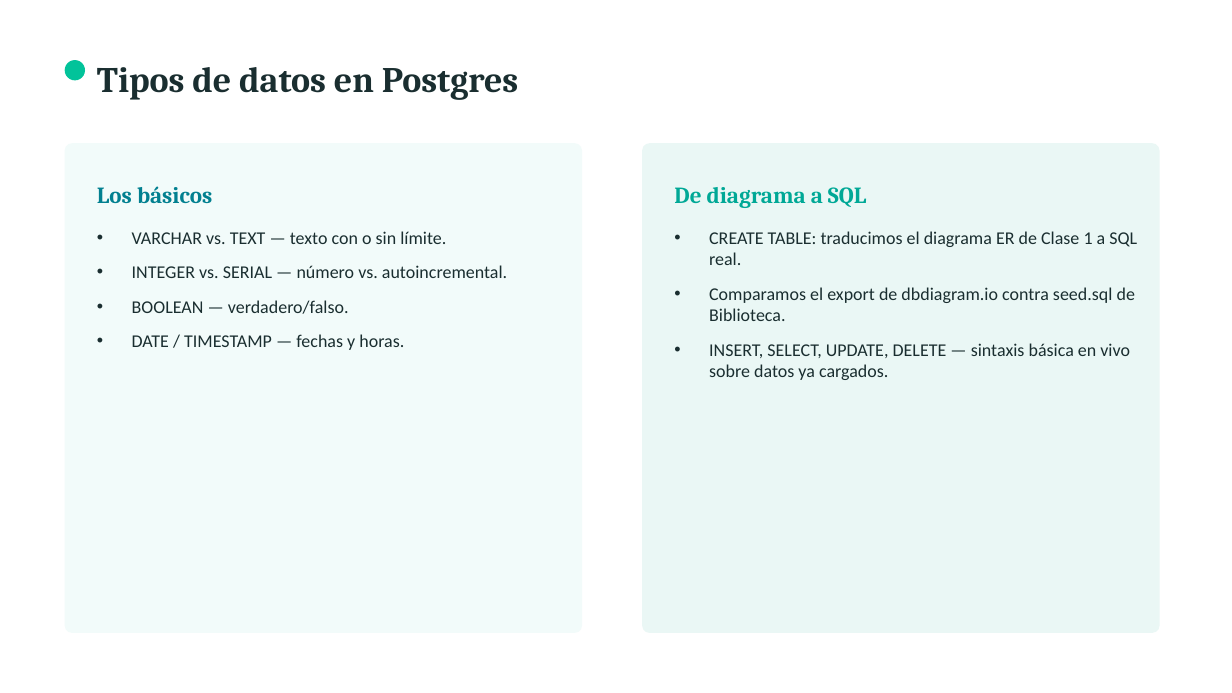
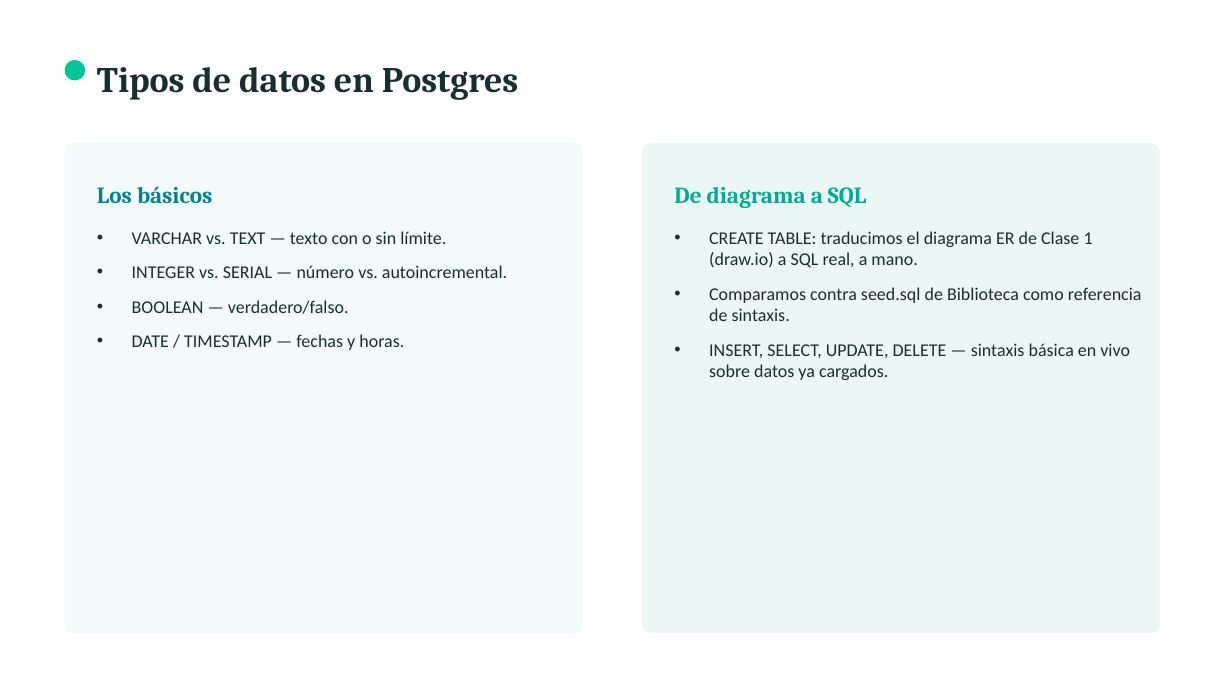
Before and after one commit to rafaelmogollon-gm2dev/backend-bootcamp-manejo-de-datos, a slide deck: slide 4 of clases/clase-2/presentacion.pptx. Drawn at 1232x693 pixels with LibreOffice and Linux fonts; fonts in the diff are those of the drawing. Boxes give left, top, right and bottom in pixels: in the first picture for what was removed or moved away, otherwise in the second. Text is boxed around its words. In the diff, an @@ line names an element or a change of style, - is before the commit and + after.

```diff
--- a/clases/clase-2/presentacion.pptx
+++ b/clases/clase-2/presentacion.pptx
@@ text at (x1=709, y1=231, x2=1142, y2=321): text changed @@
-• CREATE TABLE: traducimos el diagrama ER de Clase 1 a SQL real.
-• Comparamos el export de dbdiagram.io contra seed.sql de Biblioteca.
+• CREATE TABLE: traducimos el diagrama ER de Clase 1 (draw.io) a SQL real, a mano.
+• Comparamos contra seed.sql de Biblioteca como referencia de sintaxis.
```
Also in this commit, not shown: 1 other slide changed, 10 other files.
